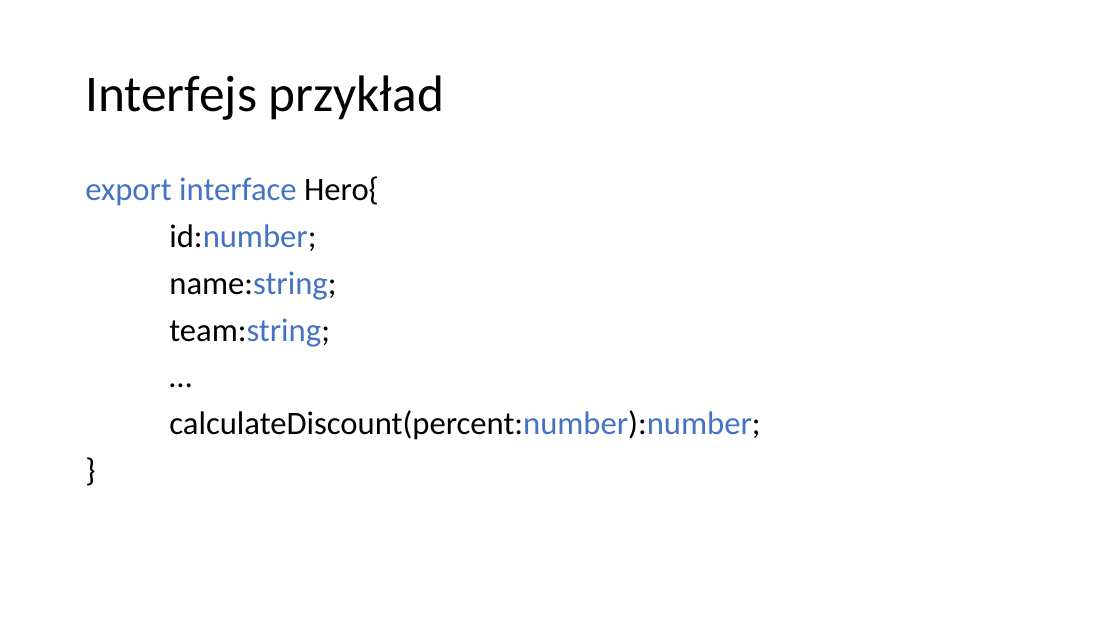
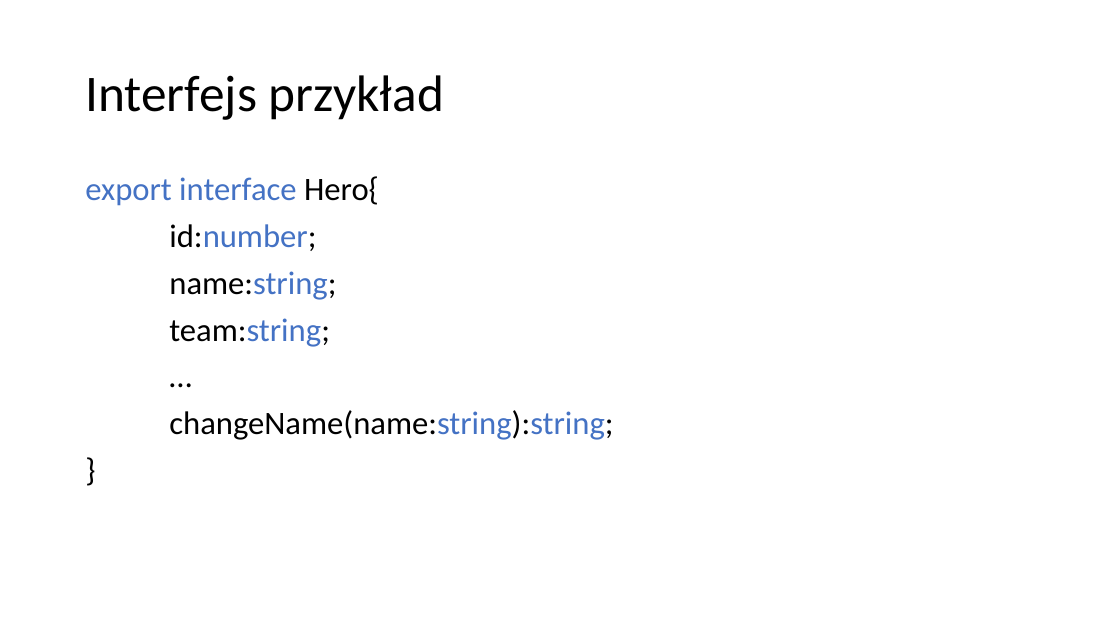
Before and after one commit to VadimPeczynski/Angular-Workshop, a slide deck: slide 15 of 2/presentation/Angular 2.pptx (slide 14 before the commit). Drawn at 1120x630 pixels with LibreOffice and Linux fonts; fonts in the diff are those of the drawing. Boxes give left, top, right and bottom in pixels: in the first picture for what was removed or moved away, otherwise in the second. Text is boxed around its words. In the diff, an @@ line names an element or a change of style, - is before the commit and + after.

```diff
--- a/2/presentation/Angular 2.pptx
+++ b/2/presentation/Angular 2.pptx
@@ text at [169,410,613,440]: text changed @@
-calculateDiscount(percent:number):number;
+changeName(name:string):string;
```
Also in this commit, not shown: 10 other slides changed, 1 slide added.
